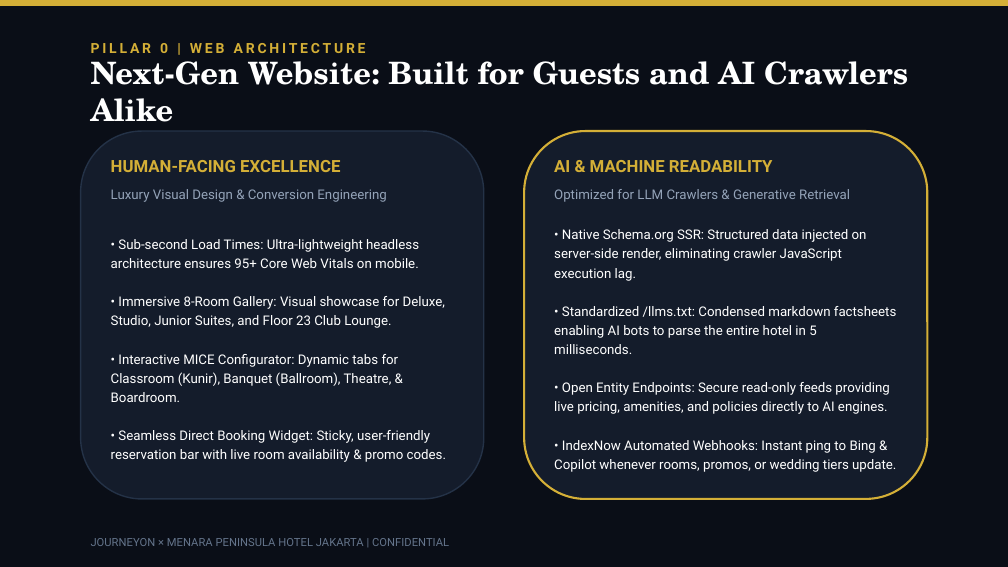
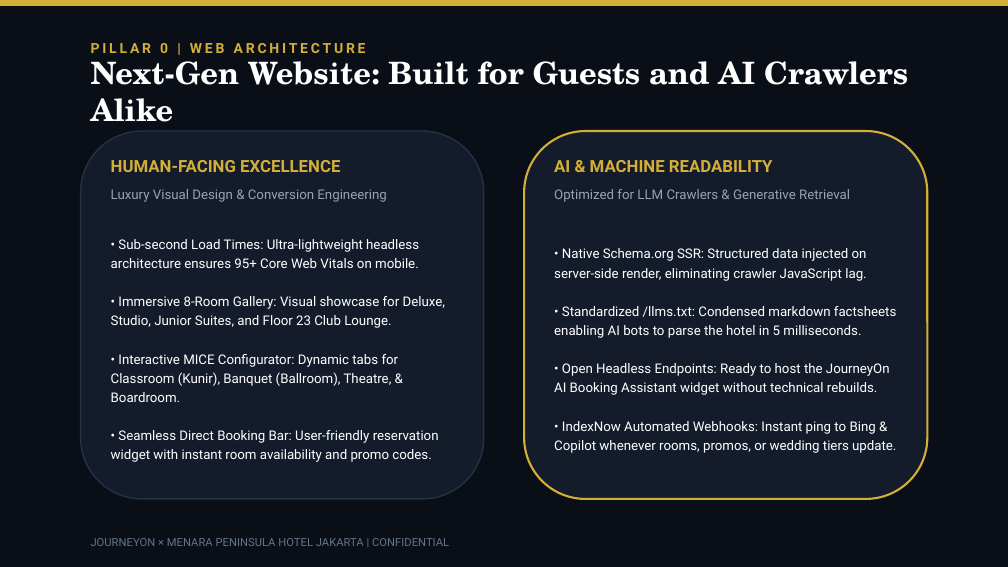
Before and after one commit to arbuuuud/menarapeninsula, a slide deck: slide 5 of PITCH_DECK_MENARA_PENINSULA_AISO.pptx. Drawn at 1008x567 pixels with LibreOffice and Linux fonts; fonts in the diff are those of the drawing. Boxes give left, top, right and bottom in pixels: in the first picture for what was removed or moved away, otherwise in the second. Text is boxed around its words. In the diff, an @@ line names an element or a change of style, - is before the commit and + after.

Commit message:
refactor(deck): align product boundaries to position website as AI Assistant integration container

```diff
--- a/PITCH_DECK_MENARA_PENINSULA_AISO.pptx
+++ b/PITCH_DECK_MENARA_PENINSULA_AISO.pptx
@@ text at (554, 248, 897, 395): text changed @@
-• Native Schema.org SSR: Structured data injected on server-side render, eliminating crawler JavaScript execution lag.
-• Standardized /llms.txt: Condensed markdown factsheets enabling AI bots to parse the entire hotel in 5 milliseconds.
-• Open Entity Endpoints: Secure read-only feeds providing live pricing, amenities, and policies directly to AI engines.
+• Native Schema.org SSR: Structured data injected on server-side render, eliminating crawler JavaScript lag.
+• Standardized /llms.txt: Condensed markdown factsheets enabling AI bots to parse the hotel in 5 milliseconds.
+• Open Headless Endpoints: Ready to host the JourneyOn AI Booking Assistant widget without technical rebuilds.
@@ text at (111, 430, 439, 462): text changed @@
-• Seamless Direct Booking Widget: Sticky, user-friendly reservation bar with live room availability & promo codes.
+• Seamless Direct Booking Bar: User-friendly reservation widget with instant room availability and promo codes.
```
Also in this commit, not shown: 7 other slides changed, 2 other files.
